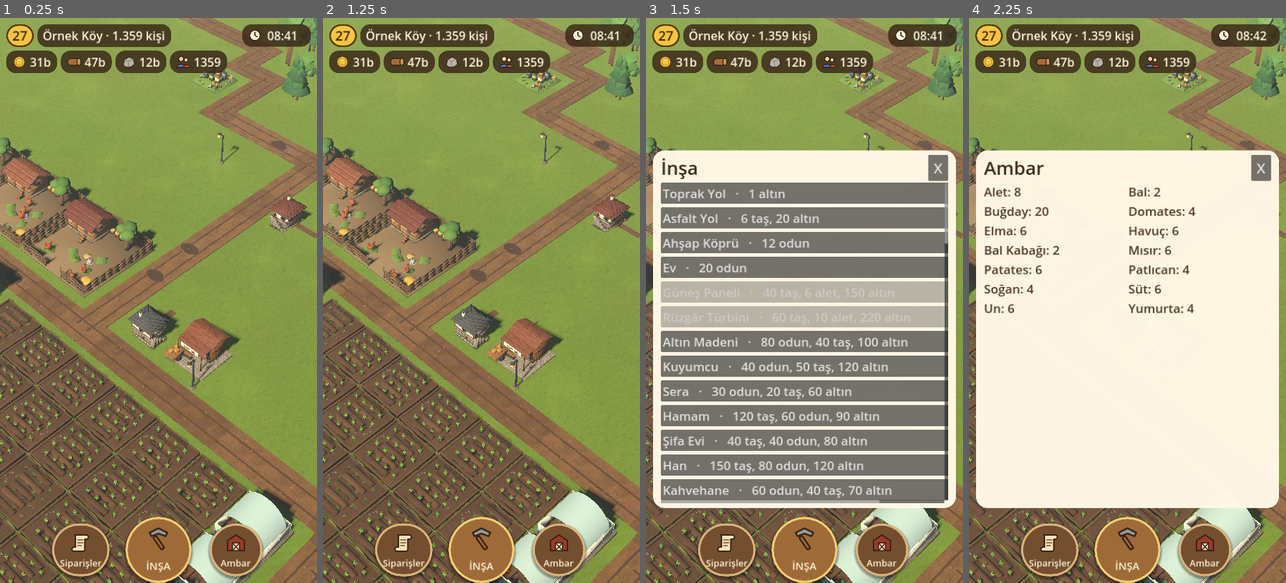
Above: before the commit, frames 1-4 (left to right).
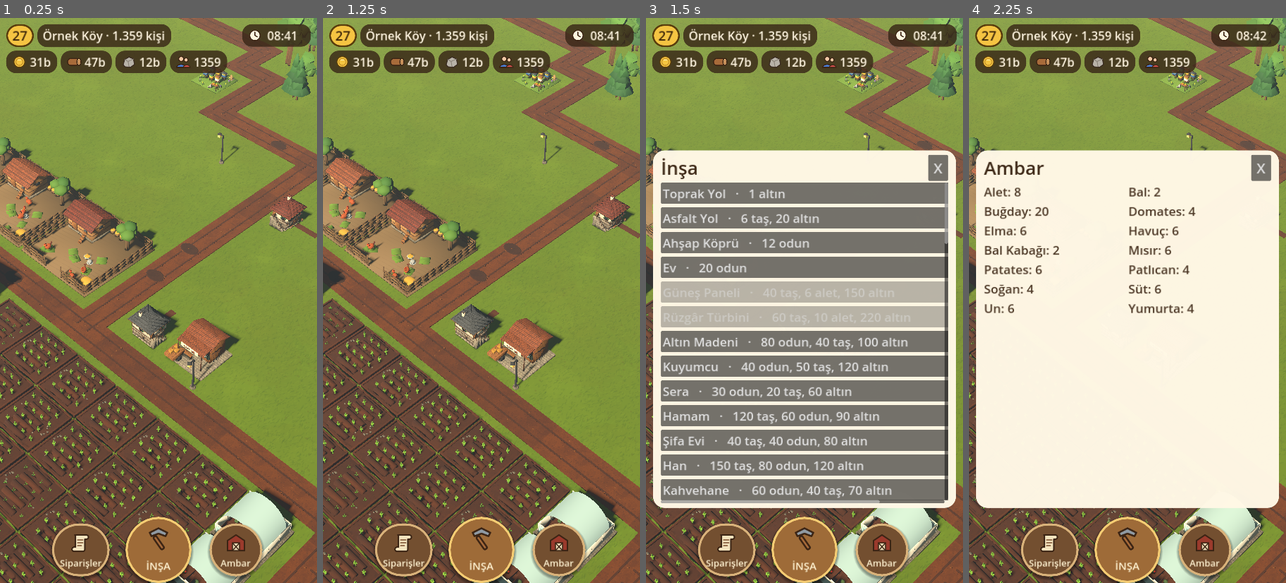
Above: after the commit, the same moments.

Repository: hayalcnc-alt/koy-oyunu
Game: Godot game, scene res://ana.tscn
Same seed, same stepped clock (60 frames per second), same inputs: the game is played once before the commit and once after it.
Inputs:
- Up to frame 1 (0.25 s): no input
- Up to frame 2 (1.25 s): click "Siparişler" at 0.5 s
- Up to frame 3 (1.5 s): click "İNŞA" at 1.25 s
- Up to frame 4 (2.25 s): click "Ambar" at 2 s

The runs differ from the first frame. In frame 1, 7.3% of the frame differs, in the area x 0-100%, y 0-100%; in frame 2, 7.3%; in frame 3, 1.5%; in frame 4, 1.5%.

Commit message:
Renkler web'e yakın, tarlada iş çubuğu
Co-Authored-By: Claude Opus 5.5 <noreply@anthropic.com>
Claude-Session: https://claude.ai/code/session_016c2Xn2DEtvCRHWkASEXujJ

Diff:
--- a/ana.gd
+++ b/ana.gd
@@ -5,7 +5,7 @@
 const CATI := ["#9c4b35", "#8a4232", "#a8603f", "#5d646c", "#6e4b33"]
 const OLCEK := {"fenisleri": 1.86, "kooperatif": 1.86, "hayiryeri": 2.9, "liman": 5.9, "meydan": 2.9, "karacadir": 1.0, …(1025 unchanged characters)…
 const TIPMAP := {"ece3d0": "siva", "e2d4b6": "siva", "4b3222": "ahsap", "8a6241": "ahsap", "a67c53": "ahsap", "5a3d27": …(719 unchanged characters)…
-const TRI := {"siva": ["siva", 1.4, 0.95, 1.35], "tas": ["ta …(162 unchanged characters)…  1.35], "toprak": ["toprak", 1.2, 0.98, 1.35], "cim": ["cim", 0.22, 0.96, 1.35], "ku …(265 unchanged characters)…
+const TRI := {"siva": ["siva", 1.4, 0.95, 1.35], "tas": ["ta …(162 unchanged characters)…  1.35], "toprak": ["toprak", 1.2, 0.98, 0.72], "cim": ["cim", 0.22, 0.96, 1.35], "ku …(265 unchanged characters)…
 const BOY := {"ev": 1, "gunes": 1, "ruzgar": 1, "maden": 1, "kuyumcu": 1, "sera": 1, "hamam": 2, "sifa": 1, "han": 2, " …(953 unchanged characters)…
 const KARO := 1.0
 const HAYVAN_TUR := {"ahir": ["hayvan_inek", 2, 1.1, 0.18], "agil": ["hayvan_koyun", 2, 1.1, 0.18], "kumes": ["hayvan_tavuk", 3, 1.2, 0.35]}
@@ -81,7 +81,7 @@
 	e.background_mode = Environment.BG_COLOR; e.background_color = Color.html("#d3e1e6")
 	e.ambient_light_source = Environment.AMBIENT_SOURCE_COLOR; e.ambient_light_color = Color.html("#a9ad9f"); e.ambient_light_energy = 0.24
 	e.tonemap_mode = Environment.TONE_MAPPER_LINEAR; e.tonemap_exposure = 1.0
-	e.adjustment_enabled = true; e.adjustment_saturation = 1.15; e.adjustment_contrast = 1.05
+	e.adjustment_enabled = true; e.adjustment_saturation = 1.3; e.adjustment_contrast = 1.08
 	e.fog_enabled = true; e.fog_light_color = Color.html("#d3e1e6"); e.fog_density = 0.003
 	ortam.environment = e; add_child(ortam); ortam_e = e
 
@@ -114,7 +114,7 @@
 	var kara := MeshInstance3D.new(); kara.mesh = st.commit(); add_child(kara)
 	var mt := StandardMaterial3D.new(); mt.roughness = 1.0
 	mt.albedo_texture = load("res://doku/cim.png"); mt.uv1_triplanar = true; mt.uv1_world_triplanar = true; mt.uv1_scale = Vector3.ONE * 0.22
-	var cc := Color.html("#7b9443"); mt.albedo_color = Color(cc.r * 0.92, cc.g * 0.95, cc.b * 0.7); kara.material_override = mt
+	var cc := Color.html("#7b9443"); mt.albedo_color = Color(cc.r * 0.84, cc.g * 0.86, cc.b * 0.55); kara.material_override = mt
 	# deniz: kara maskesini bulanıklaştır (kıyıya uzaklık), web'deki su shader'ı
 	var img := Image.create(WN, WN, false, Image.FORMAT_RF)
 	var km := PackedFloat32Array(); km.resize(WN * WN)
@@ -206,7 +206,7 @@
 	yol_ciz(serit, t, kasaba)
 	hale_kur()
 	koylu_koy(serit, 28)
-	call_deferred("oto_topla")
+	call_deferred("oto_topla"); call_deferred("cubuk_guncelle")
 	tarlaci_koy(v["b"], 32)
 	dag_kur(t)
 	web_orman(t)
@@ -533,13 +533,33 @@
 		if donem_kip != "" and randf() < 0.3: ad += donem_kip
 		var ins := insan_yap(ad)
 		var capa := Node3D.new(); ins.kR.add_child(capa); capa.position = Vector3(0, -0.11, 0.02); capa.rotation.x = 1.2
-		var c1 := MeshInstance3D.new(); var m1 := BoxMesh.new(); m1.size = Vector3(0.012, 0.012, 0.2); c1.mesh = m1; c1.material_override = sap; c1.position.z = 0.06; capa.add_child(c1)
-		var c2 := MeshInstance3D.new(); var m2 := BoxMesh.new(); m2.size = Vector3(0.05, 0.035, 0.008); c2.mesh = m2; c2.material_override = dmr; c2.position = Vector3(0, -0.015, 0.16); capa.add_child(c2)
+		var c1 := MeshInstance3D.new(); var m1 := BoxMesh.new(); m1.size = Vector3(0.012, 0.012, 0.16); c1.mesh = m1; c1.material_override = sap; c1.position.z = 0.05; capa.add_child(c1)
+		var c2 := MeshInstance3D.new(); var m2 := BoxMesh.new(); m2.size = Vector3(0.05, 0.035, 0.008); c2.mesh = m2; c2.material_override = dmr; c2.position = Vector3(0, -0.015, 0.13); capa.add_child(c2)
 		var mrk := Vector3(int(b["x"]) + 0.5 - YARI, 0, int(b["z"]) + 0.5 - YARI)
 		add_child(ins.gr); ins["m"] = mrk
 		ins.gr.position = mrk + Vector3(randf_range(-0.3, 0.3), 0, randf_range(-0.3, 0.3)); ins.gr.rotation.y = randf() * TAU
 		ins["faz"] = randf() * TAU; ins["hiz"] = randf_range(2.6, 3.4); ins["sure"] = randf_range(4, 9); ins["hedef"] = ins.gr.position
+		if k % 2 == 0 and b["tip"] == "tarla": ins["cubuk"] = cubuk_yap(ins.gr); ins["b"] = b
 		tarlacilar.append(ins)
+# web'deki gibi çalışanın başında iş çubuğu (ekinin büyümesi)
+const CUBUK_W := 0.26
+var _cubuk_m: Array = []
+func cubuk_yap(ata: Node3D) -> MeshInstance3D:
+	if _cubuk_m.is_empty():
+		for r in [Color(0.99, 0.96, 0.88, 0.92), Color(0.93, 0.62, 0.16)]:
+			var m := StandardMaterial3D.new(); m.shading_mode = BaseMaterial3D.SHADING_MODE_UNSHADED; m.billboard_mode = BaseMaterial3D.BILLBOARD_ENABLED; m.billboard_keep_scale = true
+			m.no_depth_test = true; m.albedo_color = r; m.transparency = BaseMaterial3D.TRANSPARENCY_ALPHA; m.render_priority = 2 + _cubuk_m.size(); _cubuk_m.append(m)
+	var arka := MeshInstance3D.new(); var q := QuadMesh.new(); q.size = Vector2(CUBUK_W + 0.02, 0.05); arka.mesh = q; arka.material_override = _cubuk_m[0]; arka.position.y = 0.44; arka.cast_shadow = GeometryInstance3D.SHADOW_CASTING_SETTING_OFF; ata.add_child(arka)
+	var dol := MeshInstance3D.new(); dol.material_override = _cubuk_m[1]; dol.cast_shadow = GeometryInstance3D.SHADOW_CASTING_SETTING_OFF; arka.add_child(dol)
+	return dol
+func cubuk_guncelle():
+	for k in tarlacilar:
+		if not k.has("cubuk"): continue
+		var b: Dictionary = k.b; var f := 0.0
+		if b.get("ekin") is Dictionary:
+			var e: Dictionary = b["ekin"]; f = clamp((simdi_ms() - float(e["bas"])) / max(1.0, float(e["bit"]) - float(e["bas"])), 0.0, 1.0)
+		var dol: MeshInstance3D = k.cubuk; dol.get_parent().visible = b.get("ekin") is Dictionary
+		var q := QuadMesh.new(); q.size = Vector2(max(0.004, CUBUK_W * f), 0.03); q.center_offset = Vector3(-CUBUK_W / 2 + CUBUK_W * f / 2, 0, 0.001); dol.mesh = q
 func tarlaci_adim(dt: float):
 	for k in tarlacilar:
 		var gr: Node3D = k.gr
@@ -643,7 +663,7 @@
 	var m := MeshInstance3D.new(); var pm := PlaneMesh.new(); pm.size = Vector2(N * 3, N * 3); m.mesh = pm
 	var mt := StandardMaterial3D.new(); mt.roughness = 1.0
 	mt.albedo_texture = load("res://doku/cim.png"); mt.uv1_triplanar = true; mt.uv1_world_triplanar = true; mt.uv1_scale = Vector3.ONE * 0.22
-	var cc := Color.html("#7b9443"); mt.albedo_color = Color(cc.r * 0.92, cc.g * 0.95, cc.b * 0.7)
+	var cc := Color.html("#7b9443"); mt.albedo_color = Color(cc.r * 0.84, cc.g * 0.86, cc.b * 0.55)
 	m.material_override = mt
 	m.position = Vector3(N / 2.0, 0, N / 2.0); add_child(m)
 	var yol := StandardMaterial3D.new(); yol.roughness = 1.0; yol.albedo_texture = load("res://doku/toprak.png"); yol.uv1_triplanar = true; yol.uv1_world_triplanar = true; yol.uv1_scale = Vector3.ONE * 1.2
@@ -677,6 +697,7 @@
 		mt.albedo_texture = _doku[d[0]]
 		mt.uv1_triplanar = true; mt.uv1_scale = Vector3.ONE * float(d[1])
 		var pk: float = min(float(d[3]), 1.0); c = Color(c.r * pk, c.g * pk, c.b * pk)
+	if t == "toprak": c = Color(c.r * 1.12, c.g * 0.78, c.b * 0.5)  # web'deki gibi kızılımsı toprak
 	mt.albedo_color = c
 	if t == "cam": mt.metallic = 0.3; mt.roughness = 0.12
 	return mt
@@ -1356,7 +1377,7 @@
 	if _isik_say <= 0:
 		gun_isigi(); _isik_say = 1.0; saat_guncelle()
 		if not kayit_v.is_empty():
-			insa_adim(1.0); _oto_say += 1
+			insa_adim(1.0); cubuk_guncelle(); _oto_say += 1
 			if _oto_say >= 3: _oto_say = 0; oto_topla()
 		if not kayit_v.is_empty():
 			for b in kayit_v["b"]:
